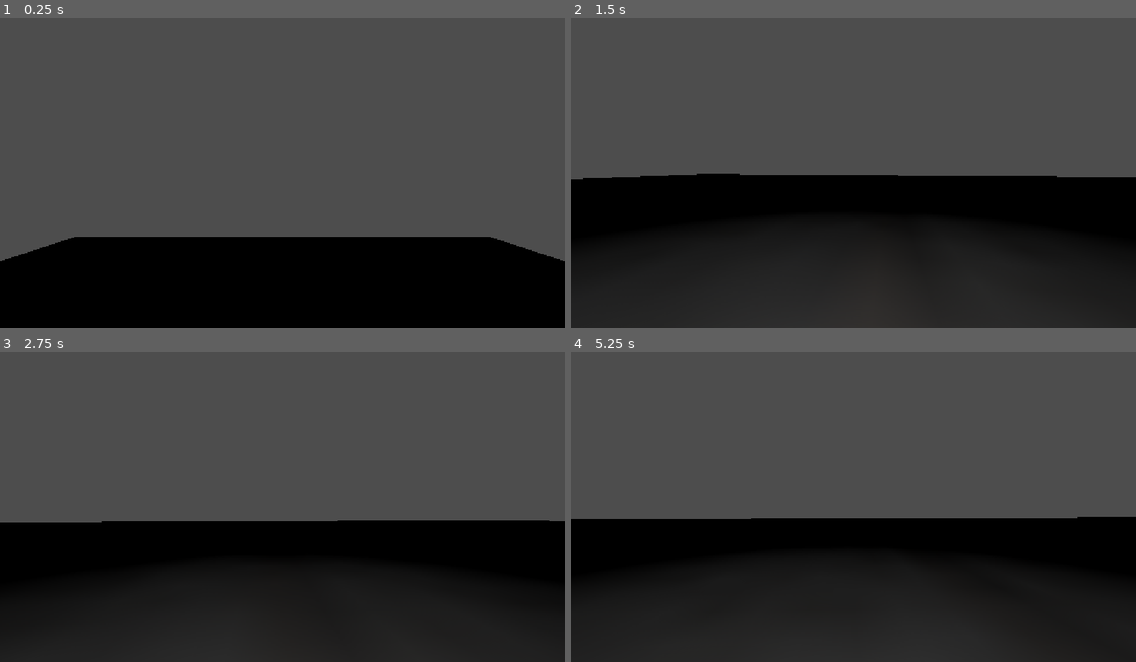
Above: before the commit, frames 1-4 (two rows, left to right).
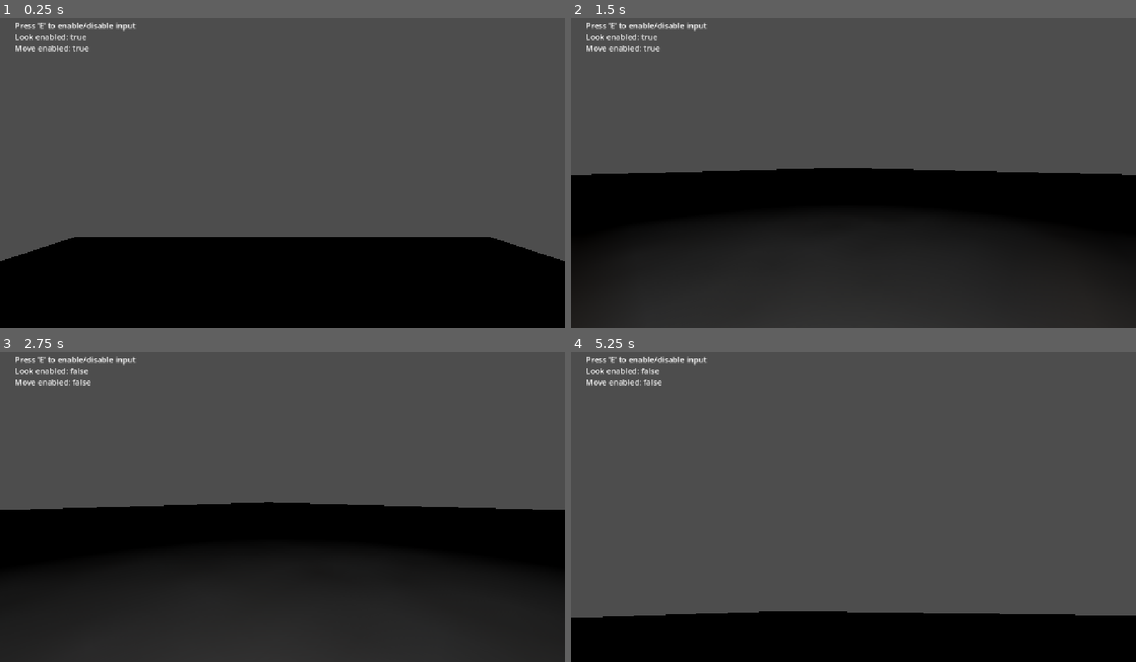
Above: after the commit, the same moments.

Repository: Area9579/Underwater-Jam
Game: Godot game, scene res://Player/Gym/player_gym.tscn
The game is run twice, just before and just after one commit, with the same random seed, the same clock (stepped at 60 frames per second) and the same inputs. The project has no main scene, so this scene is started directly.
Inputs (mouse positions are in pixels of both pictures, inside the frame that each line leads up to):
- Up to frame 1 (0.25 s): no input
- Up to frame 2 (1.5 s): tap E (debug_toggle, bound only after the commit) at 0.5, 1.25 s; move the mouse to (881, 166) at 0.52 s; hold W (forward) from 0.53 s (still down); move the mouse to (825, 169) at 1.27 s
- Up to frame 3 (2.75 s): keep holding W (forward); tap E (debug_toggle, bound only after the commit) at 2 s; move the mouse to (293, 497) at 2.02 s
- Up to frame 4 (5.25 s): tap E (debug_toggle, bound only after the commit) at 2.75, 3.5, 4.25, 4.9 s; move the mouse to (847, 507) at 2.77 s; move the mouse to (893, 507) at 3.52 s; tap Escape (ui_cancel) at 4.15 s; move the mouse to (684, 457) at 4.27 s; release W (forward) at 4.28 s; hold A (left) 4.28-5.03 s; click (684, 457) at 4.42 s; move the mouse to (859, 503) at 5.02 s; hold W (forward) from 5.03 s (still down)

The runs differ from the first frame. In frame 1, 0.5% of the frame differs, in the area x 2-25%, y 1-11%; in frame 2, 2.0%; in frame 3, 5.3%; in frame 4, 47%, in the area x 0-100%, y 1-100%.

Commit message:
Added in movement/look disabling

Diff:
--- /dev/null
+++ b/Player/Gym/player_gym.gd
@@ -0,0 +1,21 @@
+extends Node3D
+
+@onready var player: Player = %Player
+@onready var state_status_text: RichTextLabel = %StateStatusText
+
+
+func _ready() -> void:
+	state_status_text.text = ""
+	state_status_text.text += "Look enabled: " + str(player.look_enabled)
+	state_status_text.text += "\nMove enabled: " + str(player.movement_enabled)
+
+
+# Called every frame. 'delta' is the elapsed time since the previous frame.
+func _process(_delta: float) -> void:
+	# 'E' key
+	if Input.is_action_just_pressed("debug_toggle"):
+		player.look_enabled = !player.look_enabled
+		player.movement_enabled = !player.movement_enabled
+		state_status_text.text = ""
+		state_status_text.text += "Look enabled: " + str(player.look_enabled)
+		state_status_text.text += "\nMove enabled: " + str(player.movement_enabled)
--- a/Player/Gym/player_gym.tscn
+++ b/Player/Gym/player_gym.tscn
@@ -1,5 +1,6 @@
 [gd_scene format=3 uid="uid://dy5url2aa2syh"]
 
+[ext_resource type="Script" uid="uid://cbf7scghvtpbk" path="res://Player/Gym/player_gym.gd" id="1_8bw2k"]
 [ext_resource type="PackedScene" uid="uid://ck14gy6b7mpyl" path="res://Player/player.tscn" id="1_h8ty0"]
 [ext_resource type="Texture2D" uid="uid://cn4p5lf82faki" path="res://Player/Gym/Assets/Horror_Floor_12-128x128.png" id="2_qpgtp"]
 
@@ -13,6 +14,7 @@
 albedo_texture = ExtResource("2_qpgtp")
 
 [node name="PlayerGym" type="Node3D" unique_id=1618404820]
+script = ExtResource("1_8bw2k")
 
 [node name="Floor" type="StaticBody3D" parent="." unique_id=1489174417]
 
@@ -25,6 +27,39 @@
 surface_material_override/0 = SubResource("StandardMaterial3D_qpgtp")
 
 [node name="Player" parent="." unique_id=1495724798 instance=ExtResource("1_h8ty0")]
+unique_name_in_owner = true
 transform = Transform3D(1, 0, 0, 0, 1, 0, 0, 0, 1, 0, 8.543605, 0)
 
 [node name="OmniLight3D" type="OmniLight3D" parent="Player" unique_id=1407712170]
+
+[node name="CanvasLayer" type="CanvasLayer" parent="." unique_id=2139230288]
+
+[node name="InputHint" type="RichTextLabel" parent="CanvasLayer" unique_id=1355238897]
+anchors_preset = -1
+anchor_left = 0.026
+anchor_top = 0.028
+anchor_right = 0.26500002
+anchor_bottom = 0.06948149
+offset_left = 0.048000336
+offset_top = -0.144001
+offset_right = -0.2800293
+offset_bottom = -0.02400589
+bbcode_enabled = true
+text = "Press 'E' to enable/disable input"
+fit_content = true
+metadata/_edit_use_anchors_ = true
+
+[node name="StateStatusText" type="RichTextLabel" parent="CanvasLayer" unique_id=1584067171]
+unique_name_in_owner = true
+anchors_preset = -1
+anchor_left = 0.026
+anchor_top = 0.063
+anchor_right = 0.20700002
+anchor_bottom = 0.10300001
+offset_left = 0.048000336
+offset_top = 0.17599869
+offset_right = -0.46401978
+offset_bottom = 0.2559967
+bbcode_enabled = true
+text = "Input enabled: "
+fit_content = true
--- a/Player/StateMachine/BaseClasses/player_state_machine.gd
+++ b/Player/StateMachine/BaseClasses/player_state_machine.gd
@@ -2,7 +2,6 @@
 
 @export var player : Player
 
-@export var look_enabled : bool = true
 
 func _ready() -> void:
 	if player == null:
@@ -22,16 +21,17 @@
 
 ## Head rotation for first-person controls
 func _unhandled_input(event: InputEvent) -> void:
-	if !look_enabled:
+	if event.is_action_pressed("ui_cancel"):
+		Input.mouse_mode = Input.MOUSE_MODE_VISIBLE
+
+	if event is InputEventMouseButton and event.pressed:
+		if Input.mouse_mode == Input.MOUSE_MODE_VISIBLE:
+			Input.mouse_mode = Input.MOUSE_MODE_CAPTURED
+
+	if !player.look_enabled:
 		return
 
 	if event is InputEventMouseMotion:
 		player.rotate_y(-event.relative.x * player.mouse_sensitivity)
 		player.head.rotate_x(-event.relative.y * player.mouse_sensitivity)
 		player.head.rotation.x = clamp(player.head.rotation.x, deg_to_rad(-89), deg_to_rad(89))
-
-	if event.is_action_pressed("ui_cancel"):
-		Input.mouse_mode = Input.MOUSE_MODE_VISIBLE
-	if event is InputEventMouseButton and event.pressed:
-		if Input.mouse_mode == Input.MOUSE_MODE_VISIBLE:
-			Input.mouse_mode = Input.MOUSE_MODE_CAPTURED
--- a/Player/StateMachine/States/walking_player_state.gd
+++ b/Player/StateMachine/States/walking_player_state.gd
@@ -1,7 +1,7 @@
 class_name WalkingPlayerState extends PlayerState
 
 
-func _custom_physics_process(delta : float) -> void:
+func move_player(delta : float) -> void:
 	var input_dir := Input.get_vector("left", "right", "forward", "back")
 	var direction: Vector3 = (player.transform.basis * Vector3(input_dir.x, 0, input_dir.y)).normalized()
 	var target_velocity : Vector3 = direction * player.speed
@@ -9,8 +9,12 @@
 	player.velocity.x = lerp(player.velocity.x, target_velocity.x, 1.0 - exp(-player.acceleration * delta))
 	player.velocity.z = lerp(player.velocity.z, target_velocity.z , 1.0 - exp(-player.acceleration * delta))
 
+
+func _custom_physics_process(delta : float) -> void:
+	if player.movement_enabled:
+		move_player(delta)
+
 	player.move_and_slide()
-
 	check_for_transition_criteria()
 
 
@@ -21,7 +25,6 @@
 
 	var input_dir := Input.get_vector("left", "right", "forward", "back")
 
-	if input_dir:
-		return
-
-	state_machine.transition_to(IdlePlayerState)
+	# switch to idle when recieving no input or movement is disabled
+	if !input_dir || !player.movement_enabled:
+		state_machine.transition_to(IdlePlayerState)
--- a/Player/player.gd
+++ b/Player/player.gd
@@ -4,14 +4,34 @@
 @export var mouse_sensitivity : float = 0.003
 ## Value used in delta-adjusted calculations
 @export var acceleration: float = 10.0
+@export var look_enabled : bool = true
+@export var movement_enabled : bool = true
 
+## Rotation helper to make head rotation not break :)
 @onready var head: Node3D = %Head
-
 ## The player state machine contains all logic for player movement & look logic
 @onready var player_state_machine: PlayerStateMachine = %PlayerStateMachine
 
-const SPEED = 5.0
-const MOUSE_SENSITIVITY : float = 0.003
-
 func _ready() -> void:
 	Input.mouse_mode = Input.MOUSE_MODE_CAPTURED
+
+
+## Head rotation for first-person controls
+func _unhandled_input(event: InputEvent) -> void:
+	# show cursor in first person mode
+	if event.is_action_pressed("ui_cancel"):
+		Input.mouse_mode = Input.MOUSE_MODE_VISIBLE
+
+	# capture cursor on mouse click
+	if event is InputEventMouseButton and event.pressed:
+		if Input.mouse_mode == Input.MOUSE_MODE_VISIBLE:
+			Input.mouse_mode = Input.MOUSE_MODE_CAPTURED
+
+	if !look_enabled:
+		return
+
+	# rotate head
+	if event is InputEventMouseMotion:
+		rotate_y(-event.relative.x * mouse_sensitivity)
+		head.rotate_x(-event.relative.y * mouse_sensitivity)
+		head.rotation.x = clamp(head.rotation.x, deg_to_rad(-89), deg_to_rad(89))
--- a/project.godot
+++ b/project.godot
@@ -54,6 +54,11 @@
 "events": [Object(InputEventKey,"resource_local_to_scene":false,"resource_name":"","device":-1,"window_id":0,"alt_press …(192 unchanged characters)…
 ]
 }
+debug_toggle={
+"deadzone": 0.2,
+"events": [Object(InputEventKey,"resource_local_to_scene":false,"resource_name":"","device":-1,"window_id":0,"alt_pressed":false,"shift_pressed":false,"ctrl_pressed":false,"meta_pressed":false,"pressed":false,"keycode":0,"physical_keycode":69,"key_label":0,"unicode":101,"location":0,"echo":false,"script":null)
+]
+}
 
 [physics]
 
Not shown, added: Player/Gym/player_gym.gd.uid
